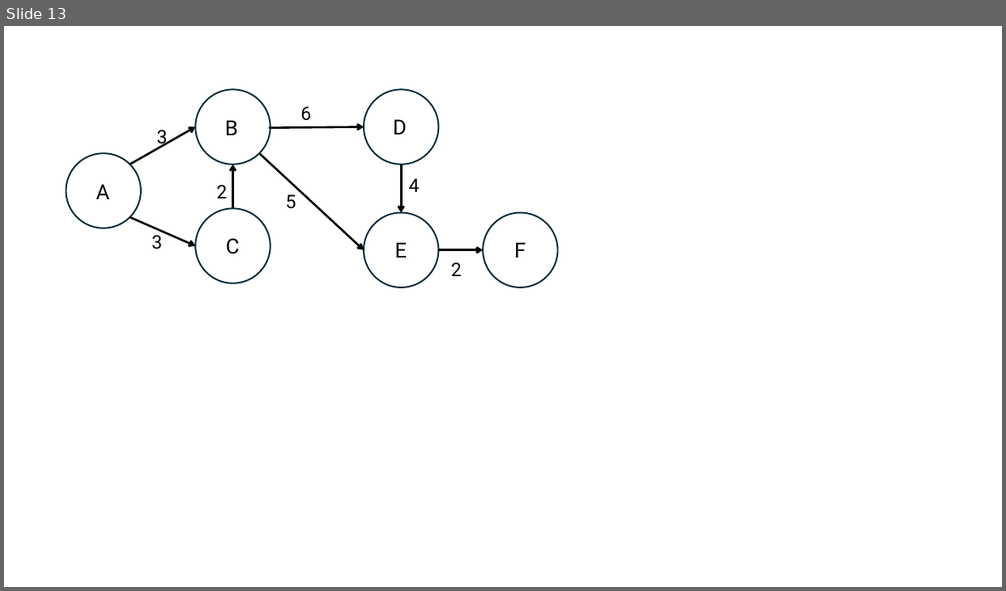
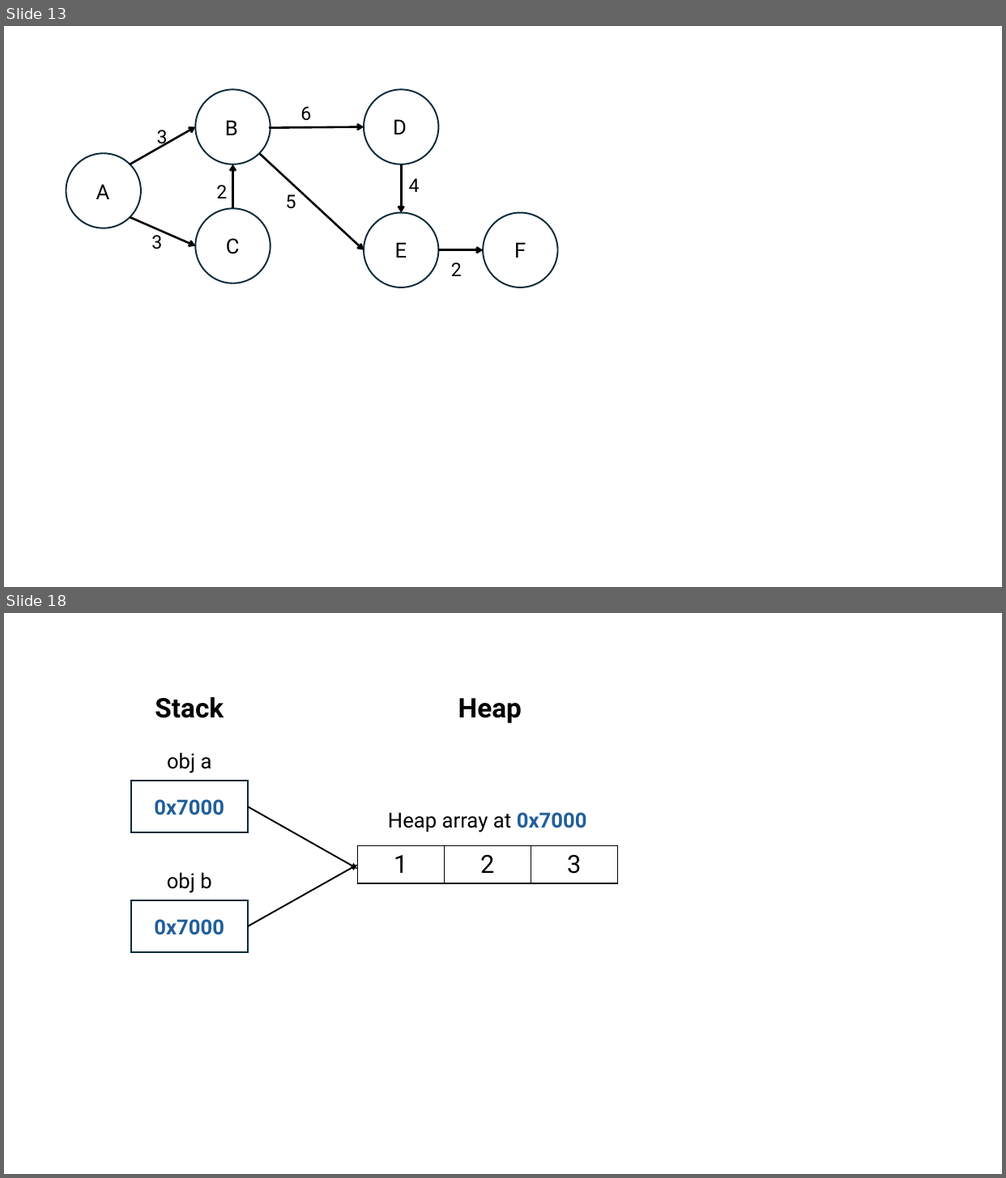
Before and after one commit to lzhang404/lzhang404.github.io, a slide deck: _static/images/concurrency/Presentation1.pptx. Shown one above the other, each under a label of ours: slide 13 before the commit, slides 13 and 18 after it; the slides between them are not shown. The pictures are 1006x591 and 1006x1178 pixels, drawn with LibreOffice and Linux fonts; fonts in the diff are those of the drawing. Boxes give left, top, right and bottom in pixels: in the first picture for what was removed or moved away, otherwise in the second. Text is boxed around its words. In the diff, an @@ line names an element or a change of style, - is before the commit and + after.

```diff
--- a/_static/images/concurrency/Presentation1.pptx
+++ b/_static/images/concurrency/Presentation1.pptx
@@ slide 18 added at bbox=[4, 613, 1002, 1174], background #FFFFFF @@
@@ text added at bbox=[155, 697, 224, 718], 26 pt, text #000000, bold @@
+Stack
@@ text added at bbox=[458, 698, 522, 723], 26 pt, text #000000, bold @@
+Heap
@@ text added at bbox=[167, 752, 212, 773], 20 pt, text #000000 @@
+obj a
@@ rectangle added at bbox=[131, 781, 248, 833], outline #092A39 1.5 pt, 20 pt, text #215F9A, bold @@
+0x7000
@@ arrow added from (248, 807) to (357, 869), #000000 1.5 pt @@
@@ text added at bbox=[388, 812, 587, 833], 20 pt, text #000000 @@
+Heap array at 0x7000
@@ table added at bbox=[357, 845, 618, 884], 1 rows, 3 columns @@
+1 | 2 | 3
@@ text added at bbox=[167, 872, 211, 893], 20 pt, text #000000 @@
+obj b
@@ arrow added from (248, 926) to (357, 865), #000000 1.5 pt @@
@@ rectangle added at bbox=[131, 901, 248, 953], outline #092A39 1.5 pt, 20 pt, text #215F9A, bold @@
+0x7000
```
Also in this commit, not shown: 6 other slides added, 58 other files.
